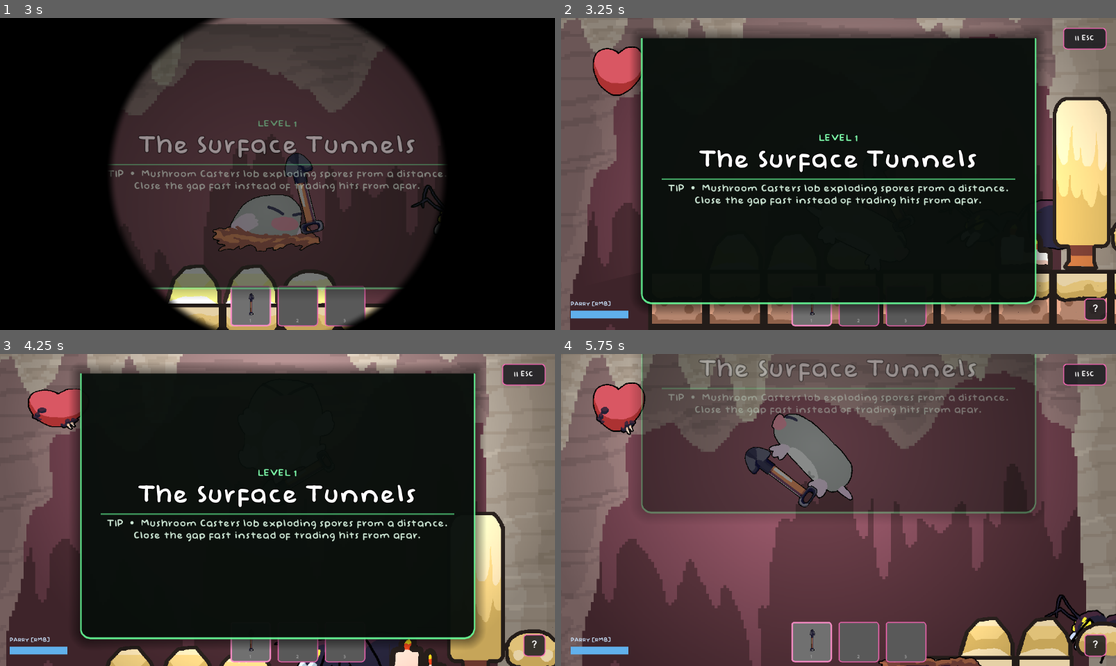
Above: before the commit, frames 1-4 (two rows, left to right).
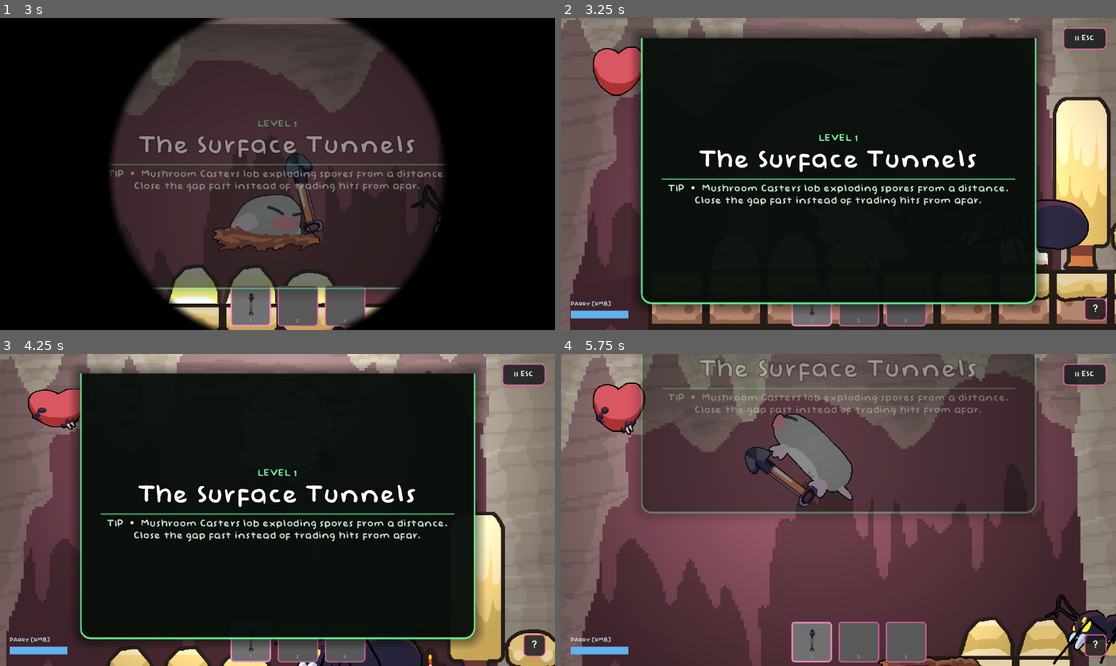
Above: after the commit, the same moments.

Repository: Geofoods/Holy-Moly
Game: Godot game, scene res://scenes/intro.tscn
Two runs of this game, one before a commit and one after it. Both use one fixed random seed, a clock stepped at 60 frames per second and the inputs below. The engine's default icon, where the game draws it, is replaced by a stand-in: a white triangle on a blue panel in a dark square.
Inputs (mouse positions are in pixels of both pictures, inside the frame that each line leads up to):
- Up to frame 1 (3 s): tap Enter (ui_accept) at 0.5, 0.77, 1.52 s; move the mouse to (399, 158) at 0.52 s; hold Right (ui_right) 0.53-1.28 s; tap E at 0.6 s; click (399, 158) at 0.67 s; move the mouse to (166, 189) at 1.27 s; hold Left (ui_left) 1.28-2 s; tap Shift at 1.35 s; click "PLAY" at 2 s; move the mouse to (333, 105) at 2.77 s; hold Right (ui_right) from 2.78 s (still down); tap 1 at 2.85 s
- Up to frame 2 (3.25 s): keep holding Right (ui_right)
- Up to frame 3 (4.25 s): move the mouse to (249, 572) at 3.52 s; release Right (ui_right) at 3.53 s; hold W from 3.53 s (still down); tap Shift (dig_dash) at 3.6 s; click (249, 572) at 3.67 s; tap Enter (ui_accept) at 3.77 s
- Up to frame 4 (5.75 s): move the mouse to (1005, 556) at 4.27 s; release W at 4.28 s; hold Left (ui_left) from 4.28 s (still down); click (1005, 556) at 4.35 s; tap Enter (ui_accept) at 4.52, 5.27 s; move the mouse to (672, 463) at 5.02 s; tap E at 5.1 s

Frame 1 is identical in both runs. In frame 2, 0.9% of the frame differs, in the area x 85-96%, y 58-74%; in frame 3, 0.4%; in frame 4, 0.5%.

Commit message:
fix same collision stuff + qol and enemy visibility. Fixed particle bug

Diff:
--- a/scripts/bat_enemy.gd
+++ b/scripts/bat_enemy.gd
@@ -25,6 +25,8 @@
 func _physics_process(delta: float) -> void:
 	if target_mole == null or not is_instance_valid(target_mole):
 		target_mole = get_tree().get_first_node_in_group("mole")
+		if target_mole:
+			add_collision_exception_with(target_mole)
 
 	var dist := INF
 	if target_mole != null:
--- a/scripts/beetle_enemy.gd
+++ b/scripts/beetle_enemy.gd
@@ -24,7 +24,7 @@
 	hurtbox.area_entered.connect(_on_hurtbox_area_entered)
 	hurtbox.body_entered.connect(_on_body_entered)
 	hurtbox.add_to_group("enemy_hurtbox")
-	visual.z_index = -1
+	visual.z_index = 1
 	visual.play()
 
 func _physics_process(delta: float) -> void:
@@ -97,9 +97,11 @@
 		if collider is TileMap:
 			var tilemap := collider as TileMap
 			var tile_pos := tilemap.local_to_map(tilemap.to_local(collision.get_position()))
+			var sfx = load("res://scripts/tile_break_sfx.gd")
 			if tilemap.get_cell_source_id(0, tile_pos) != -1:
-				var sfx = load("res://scripts/tile_break_sfx.gd")
 				sfx.break_tile(tilemap, tile_pos, get_parent())
+			else:
+				sfx.break_decoration_tile(tilemap, tile_pos, get_parent())
 
 func _update_visual_direction() -> void:
 	var dir: float = sign(velocity.x) if velocity.x != 0.0 else direction
@@ -108,6 +110,8 @@
 func _find_target() -> void:
 	if target_mole == null or not is_instance_valid(target_mole):
 		target_mole = get_tree().get_first_node_in_group("mole")
+		if target_mole:
+			add_collision_exception_with(target_mole)
 	elif global_position.distance_squared_to(target_mole.global_position) > DETECT_RANGE * DETECT_RANGE * 4:
 		target_mole = null
 
--- a/scripts/bomb.gd
+++ b/scripts/bomb.gd
@@ -75,7 +75,11 @@
 		for dx in range(-tile_break_radius, tile_break_radius + 1):
 			for dy in range(-tile_break_radius, tile_break_radius + 1):
 				var tp := Vector2i(center_tile.x + dx, center_tile.y + dy)
-				sfx.break_tile(tilemap, tp, get_parent())
+				var has_collision := tilemap.get_cell_source_id(0, tp) != -1
+				if has_collision:
+					sfx.break_tile(tilemap, tp, get_parent())
+				else:
+					sfx.break_decoration_tile(tilemap, tp, get_parent())
 
 	for hurtbox in get_tree().get_nodes_in_group("enemy_hurtbox"):
 		if not is_instance_valid(hurtbox):
--- a/scripts/boss.gd
+++ b/scripts/boss.gd
@@ -33,6 +33,9 @@
 	hurtbox.add_to_group("enemy_hurtbox")
 	_tilemap = get_parent().get_node_or_null("TileMap") as TileMap
 	_tile_break_script = load("res://scripts/tile_break_sfx.gd")
+	var mole = get_tree().get_first_node_in_group("mole")
+	if mole:
+		add_collision_exception_with(mole)
 
 func _process(delta: float) -> void:
 	if _cutscene_stage < 0:
--- a/scripts/drill.gd
+++ b/scripts/drill.gd
@@ -86,7 +86,11 @@
 
 	for tile_pos in tiles:
 		if tile_pos != prev_tile_pos:
-			sfx.break_tile(tilemap, tile_pos, get_parent())
+			var has_collision := tilemap.get_cell_source_id(0, tile_pos) != -1
+			if has_collision:
+				sfx.break_tile(tilemap, tile_pos, get_parent())
+			else:
+				sfx.break_decoration_tile(tilemap, tile_pos, get_parent())
 			prev_tile_pos = tile_pos
 
 	if elapsed >= DRILL_DURATION:
--- a/scripts/enemy.gd
+++ b/scripts/enemy.gd
@@ -21,7 +21,7 @@
 	hurtbox.area_entered.connect(_on_hurtbox_area_entered)
 	hitbox.body_entered.connect(_on_hitbox_body_entered)
 	hurtbox.add_to_group("enemy_hurtbox")
-	visual.z_index = -1
+	visual.z_index = 1
 	visual.play()
 
 func _physics_process(delta: float) -> void:
@@ -64,6 +64,8 @@
 func _find_target() -> void:
 	if target_mole == null or not is_instance_valid(target_mole):
 		target_mole = get_tree().get_first_node_in_group("mole")
+		if target_mole:
+			add_collision_exception_with(target_mole)
 	elif global_position.distance_squared_to(target_mole.global_position) > DETECT_RANGE * DETECT_RANGE:
 		target_mole = null
 
--- a/scripts/goblin_enemy.gd
+++ b/scripts/goblin_enemy.gd
@@ -21,7 +21,7 @@
 	hurtbox.area_entered.connect(_on_hurtbox_area_entered)
 	hurtbox.body_entered.connect(_on_body_entered)
 	hurtbox.add_to_group("enemy_hurtbox")
-	visual.z_index = -1
+	visual.z_index = 1
 	visual.play()
 	_base_scale_x = abs(visual.scale.x)
 
@@ -63,6 +63,8 @@
 func _find_target() -> void:
 	if target_mole == null or not is_instance_valid(target_mole):
 		target_mole = get_tree().get_first_node_in_group("mole")
+		if target_mole:
+			add_collision_exception_with(target_mole)
 
 func _update_facing() -> void:
 	if not target_mole or not is_instance_valid(target_mole):
--- a/scripts/mole.gd
+++ b/scripts/mole.gd
@@ -222,11 +222,12 @@
 				if collider is TileMap:
 					var tm := collider as TileMap
 					var tile_pos = tm.local_to_map(tm.to_local(collision.get_position()))
+					var sfx = load("res://scripts/tile_break_sfx.gd")
 					var source_id := tm.get_cell_source_id(0, tile_pos)
-					if source_id == -1:
-						continue
-					var sfx = load("res://scripts/tile_break_sfx.gd")
-					sfx.break_tile(collider, tile_pos, get_parent())
+					if source_id != -1:
+						sfx.break_tile(collider, tile_pos, get_parent())
+					else:
+						sfx.break_decoration_tile(collider, tile_pos, get_parent())
 					spawn_dirt_particles(collision.get_position())
 		was_on_floor = is_on_floor()
 		_update_camera_position(delta)
--- a/scripts/mushroom_enemy.gd
+++ b/scripts/mushroom_enemy.gd
@@ -19,6 +19,9 @@
 	hurtbox.add_to_group("enemy_hurtbox")
 	hurtbox.area_entered.connect(_on_hurtbox_area_entered)
 	detect_zone.body_entered.connect(_on_detect_zone_body_entered)
+	var mole = get_tree().get_first_node_in_group("mole")
+	if mole:
+		add_collision_exception_with(mole)
 
 func _physics_process(delta: float) -> void:
 	if not is_on_floor():
@@ -61,7 +64,10 @@
 		for dx in range(-TILE_BREAK_RADIUS, TILE_BREAK_RADIUS + 1):
 			for dy in range(-TILE_BREAK_RADIUS, TILE_BREAK_RADIUS + 1):
 				var tp := Vector2i(center_tile.x + dx, center_tile.y + dy)
-				sfx.break_tile(tilemap, tp, get_parent())
+				if tilemap.get_cell_source_id(0, tp) != -1:
+					sfx.break_tile(tilemap, tp, get_parent())
+				else:
+					sfx.break_decoration_tile(tilemap, tp, get_parent())
 
 func _on_hurtbox_area_entered(_area: Area2D) -> void:
 	if dead:
--- a/scripts/slime_enemy.gd
+++ b/scripts/slime_enemy.gd
@@ -89,6 +89,8 @@
 func _find_target() -> void:
 	if target_mole == null or not is_instance_valid(target_mole):
 		target_mole = get_tree().get_first_node_in_group("mole")
+		if target_mole:
+			add_collision_exception_with(target_mole)
 
 func _jump_toward_target() -> void:
 	var dir: float = sign(target_mole.global_position.x - global_position.x)
--- a/scripts/sword.gd
+++ b/scripts/sword.gd
@@ -327,12 +327,17 @@
 		return
 	var mouse_global = get_global_mouse_position()
 	var tile_pos = tilemap.local_to_map(tilemap.to_local(mouse_global))
+	var sfx = load("res://scripts/tile_break_sfx.gd")
 	var source_id := tilemap.get_cell_source_id(0, tile_pos)
-	if source_id == -1:
-		return
-	var sfx = load("res://scripts/tile_break_sfx.gd")
-	sfx.break_tile(tilemap, tile_pos, get_parent().get_parent())
-	var mole = get_parent()
-	if mole and mole.has_method("spawn_dirt_particles"):
-		var tile_world = tilemap.to_global(tilemap.map_to_local(tile_pos))
-		mole.spawn_dirt_particles(tile_world)
+	var broke_tile := false
+	if source_id != -1:
+		sfx.break_tile(tilemap, tile_pos, get_parent().get_parent())
+		broke_tile = true
+	elif tilemap.get_layers_count() >= 2 and tilemap.get_cell_source_id(1, tile_pos) != -1:
+		sfx.break_decoration_tile(tilemap, tile_pos, get_parent().get_parent())
+		broke_tile = true
+	if broke_tile:
+		var mole = get_parent()
+		if mole and mole.has_method("spawn_dirt_particles"):
+			var tile_world = tilemap.to_global(tilemap.map_to_local(tile_pos))
+			mole.spawn_dirt_particles(tile_world)
--- a/scripts/throwable_mushroom.gd
+++ b/scripts/throwable_mushroom.gd
@@ -41,5 +41,8 @@
 		for dx in range(-TILE_BREAK_RADIUS, TILE_BREAK_RADIUS + 1):
 			for dy in range(-TILE_BREAK_RADIUS, TILE_BREAK_RADIUS + 1):
 				var tp := Vector2i(center_tile.x + dx, center_tile.y + dy)
-				sfx.break_tile(tilemap, tp, get_parent())
+				if tilemap.get_cell_source_id(0, tp) != -1:
+					sfx.break_tile(tilemap, tp, get_parent())
+				else:
+					sfx.break_decoration_tile(tilemap, tp, get_parent())
 	queue_free()
--- a/scripts/tile_break_sfx.gd
+++ b/scripts/tile_break_sfx.gd
@@ -297,8 +297,10 @@
 
 	_break_single_tile(tilemap, tile_pos, atlas_coords, parent, force)
 
+	# Also break decoration layer tile at same position
+	_break_decoration_tile(tilemap, tile_pos, parent)
+
 	if is_stalactite(atlas_coords):
-		# Stalactites hang from ceiling — breaking any piece drops everything below
 		var below_tiles: Array[Vector2i] = []
 		for dy in range(1, 20):
 			var below := Vector2i(tile_pos.x, tile_pos.y + dy)
@@ -312,6 +314,41 @@
 		if below_tiles.size() > 0:
 			_cascade_break(tilemap, below_tiles, parent, 0)
 
+static func break_decoration_tile(tilemap: TileMap, tile_pos: Vector2i, parent: Node) -> void:
+	_break_decoration_tile(tilemap, tile_pos, parent)
+
+static func _break_decoration_tile(tilemap: TileMap, tile_pos: Vector2i, parent: Node) -> void:
+	if tilemap.get_layers_count() < 2:
+		return
+	var source_id := tilemap.get_cell_source_id(1, tile_pos)
+	if source_id == -1:
+		return
+	var atlas_coords := tilemap.get_cell_atlas_coords(1, tile_pos)
+	_break_single_decoration_tile(tilemap, tile_pos, atlas_coords, parent)
+
+static func _break_single_decoration_tile(tilemap: TileMap, tile_pos: Vector2i, atlas_coords: Vector2i, parent: Node) -> void:
+	var source_id := tilemap.get_cell_source_id(1, tile_pos)
+	if source_id == -1:
+		return
+
+	var tile_type := get_tile_type(atlas_coords)
+	var variants: Array = SOUNDS[tile_type]
+	var sound: AudioStream = variants[randi() % variants.size()]
+
+	var world_pos := tilemap.to_global(tilemap.map_to_local(tile_pos))
+
+	var player := AudioStreamPlayer2D.new()
+	player.stream = sound
+	player.pitch_scale = randf_range(0.9, 1.1)
+	player.volume_db = -8.0
+	parent.add_child(player)
+	player.global_position = world_pos
+	player.play()
+	player.finished.connect(player.queue_free)
+
+	spawn_break_particles(tilemap, tile_pos, atlas_coords, parent)
+	tilemap.erase_cell(1, tile_pos)
+
 static func _cascade_break(tilemap: TileMap, tiles: Array[Vector2i], parent: Node, index: int) -> void:
 	if index >= tiles.size():
 		return
--- a/scripts/worm_enemy.gd
+++ b/scripts/worm_enemy.gd
@@ -34,6 +34,8 @@
 
 	if target_mole == null or not is_instance_valid(target_mole):
 		target_mole = get_tree().get_first_node_in_group("mole")
+		if target_mole:
+			add_collision_exception_with(target_mole)
 
 	match state:
 		State.PATROL:
